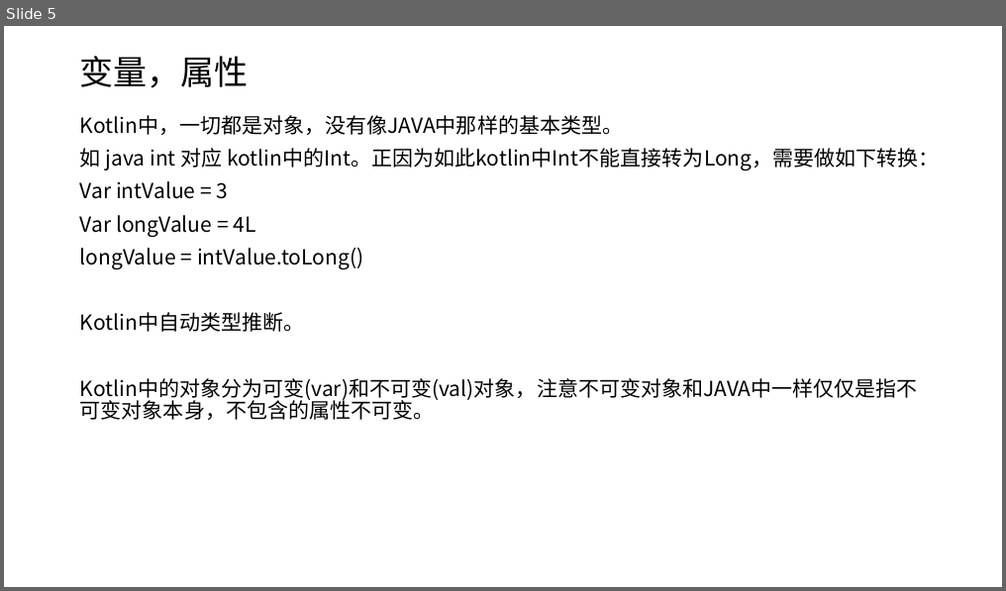
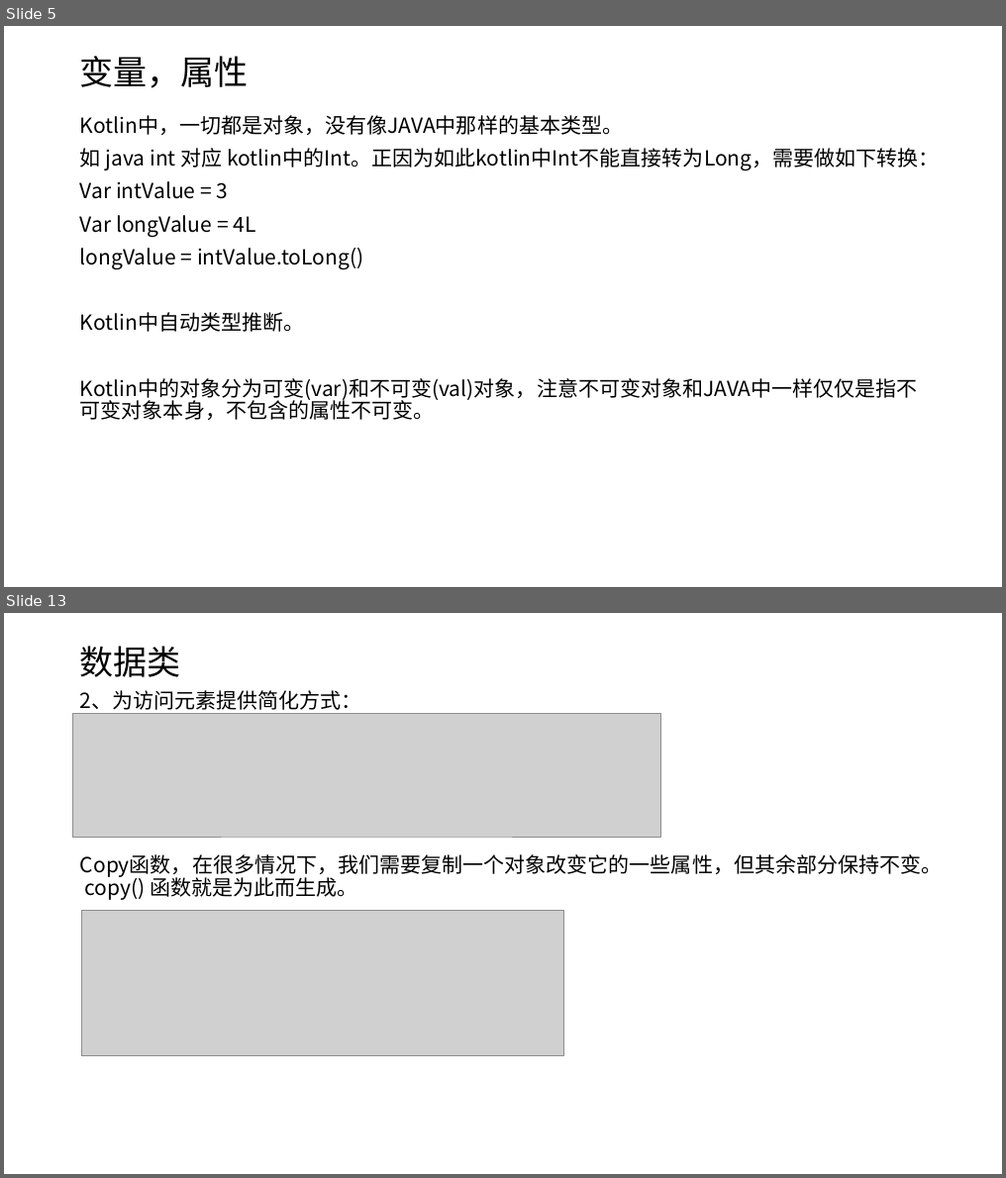
Before and after one commit to shenbibo/KotlinWeather, a slide deck: docs/初探kotlin.pptx. Shown one above the other, each under a label of ours: slide 5 before the commit, slides 5 and 13 after it; the slides between them are not shown. The pictures are 1006x591 and 1006x1178 pixels, drawn with LibreOffice and Linux fonts; fonts in the diff are those of the drawing; grey boxes stand for pictures. Boxes give left, top, right and bottom in pixels: in the first picture for what was removed or moved away, otherwise in the second. Text is boxed around its words. In the diff, an @@ line names an element or a change of style, - is before the commit and + after.

Commit message:
新增扩展函数，数据类讲解内容

```diff
--- a/docs/初探kotlin.pptx
+++ b/docs/初探kotlin.pptx
@@ slide 13 added at [4, 613, 1002, 1174], background #FFFFFF @@
@@ title added at [80, 646, 181, 677], 32.4 pt, text #000000 @@
+数据类
@@ text added at [80, 690, 943, 900], 20 pt, text #000000 @@
+2、为访问元素提供简化方式：
+Copy函数，在很多情况下，我们需要复制一个对象改变它的一些属性，但其余部分保持不变。 copy() 函数就是为此而生成。
@@ picture added at [73, 713, 660, 837] @@
@@ picture added at [82, 910, 564, 1057] @@
```
Also in this commit, not shown: 2 slides changed, 6 other slides added, 3 other files.
